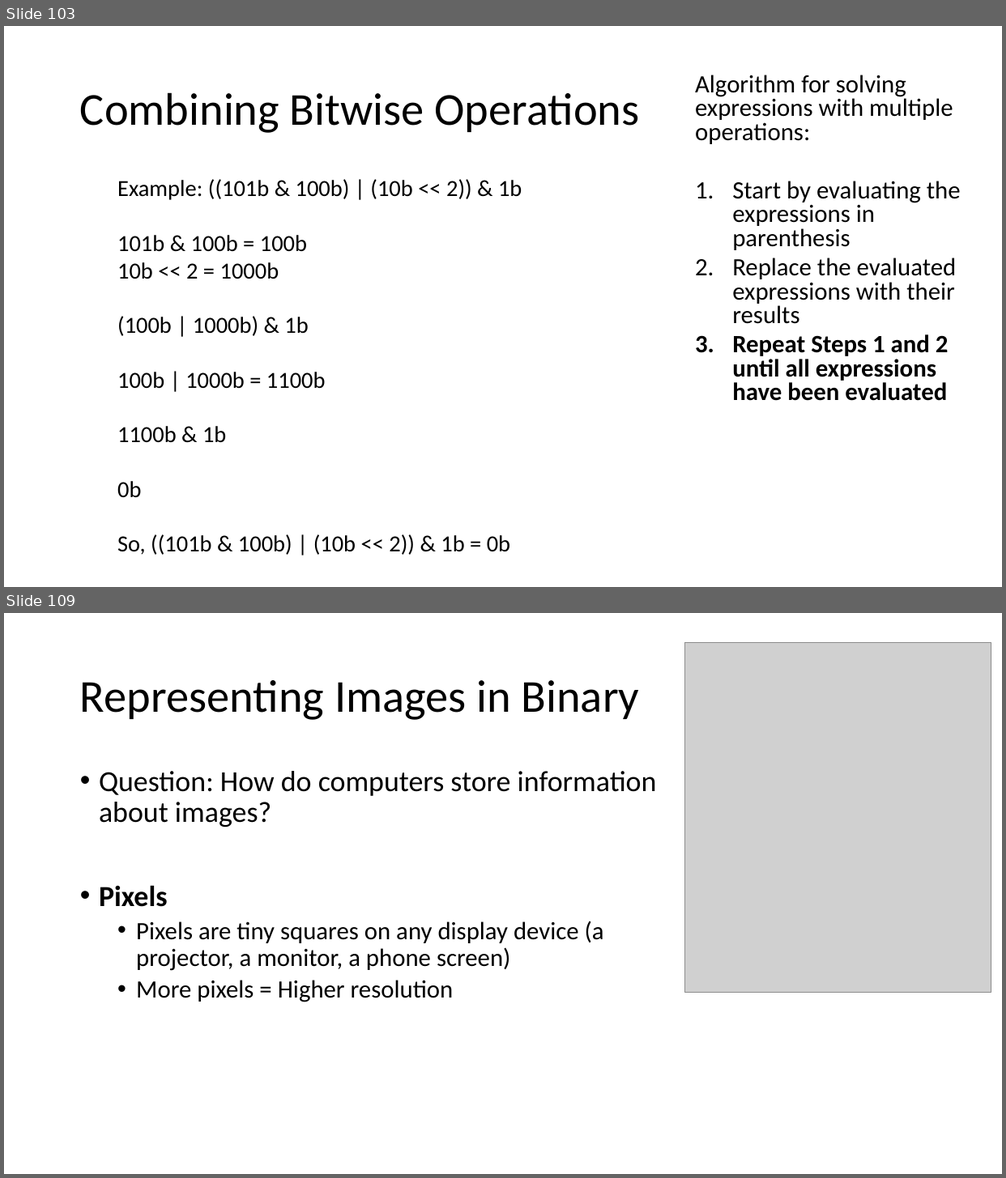
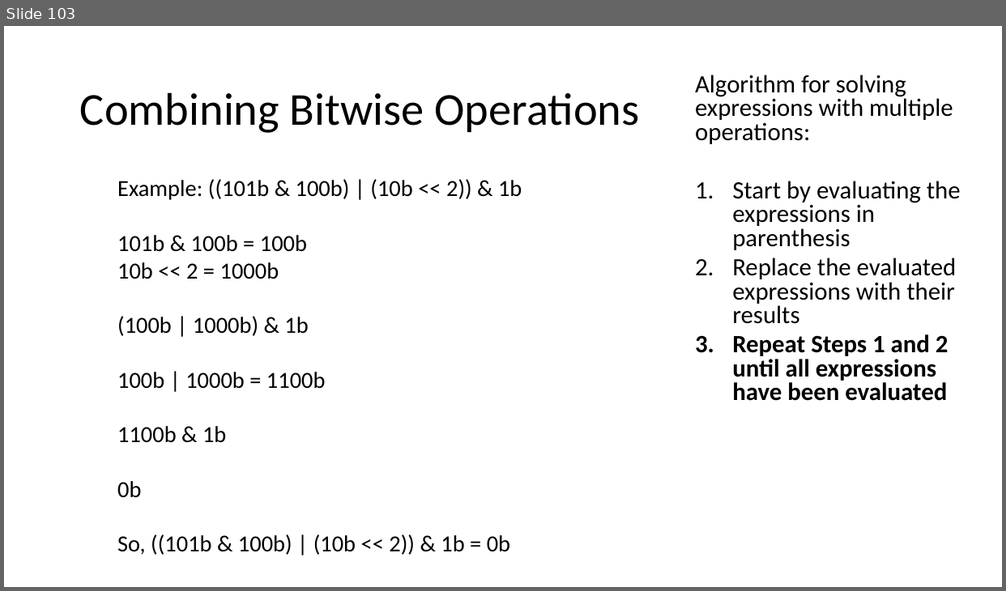
Before and after one commit to MrJoshGross/Course-Curricular-Material, a slide deck: wip/Lecture 5 - More Bitwise Operators.pptx. Shown one above the other, each under a label of ours: slides 103 and 109 before the commit, slide 103 after it; the slides between them are not shown. The pictures are 1006x1178 and 1006x591 pixels, drawn with LibreOffice and Linux fonts; fonts in the diff are those of the drawing; grey boxes stand for pictures. Boxes give left, top, right and bottom in pixels: in the first picture for what was removed or moved away, otherwise in the second. Text is boxed around its words. In the diff, an @@ line names an element or a change of style, - is before the commit and + after.

```diff
--- a/wip/Lecture 5 - More Bitwise Operators.pptx
+++ b/wip/Lecture 5 - More Bitwise Operators.pptx
@@ slide 109 removed at (x1=4, y1=613, x2=1002, y2=1174), background #FFFFFF @@
@@ picture removed at (x1=685, y1=643, x2=991, y2=993) @@
@@ title removed at (x1=80, y1=680, x2=640, y2=720) @@
-Representing Images in Binary
@@ text removed at (x1=99, y1=771, x2=657, y2=1003) @@
-• Question: How do computers store information about images?
-• Pixels
-  • Pixels are tiny squares on any display device (a projector, a monitor, a phone screen)
-  • More pixels = Higher resolution
```
Also in this commit, not shown: 3 slides changed, 1 slide added, 32 other slides removed, 4 other files.
